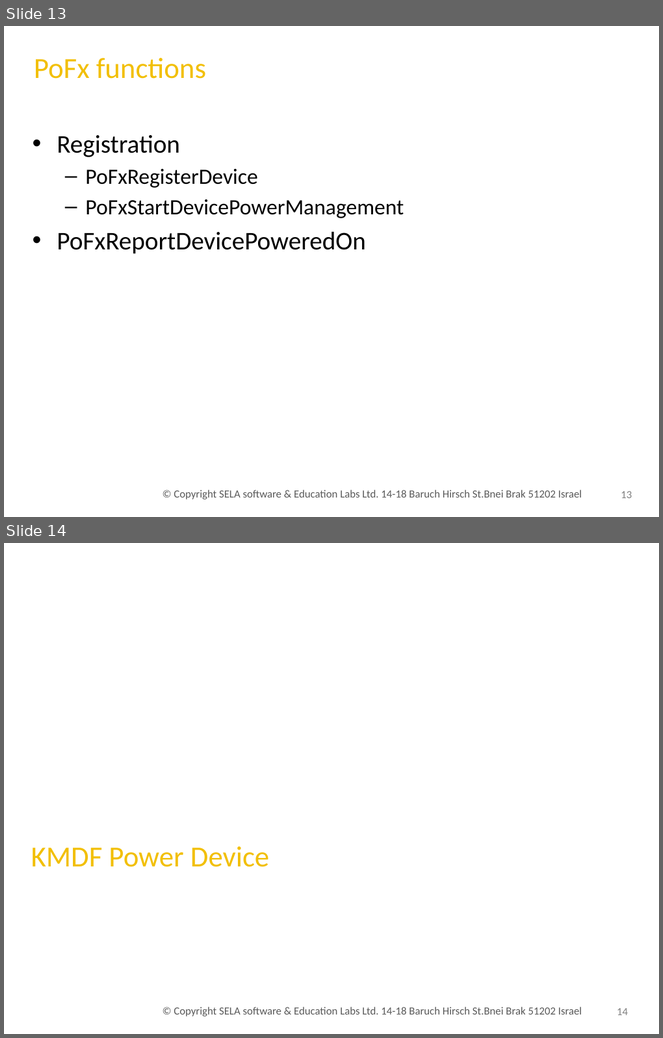
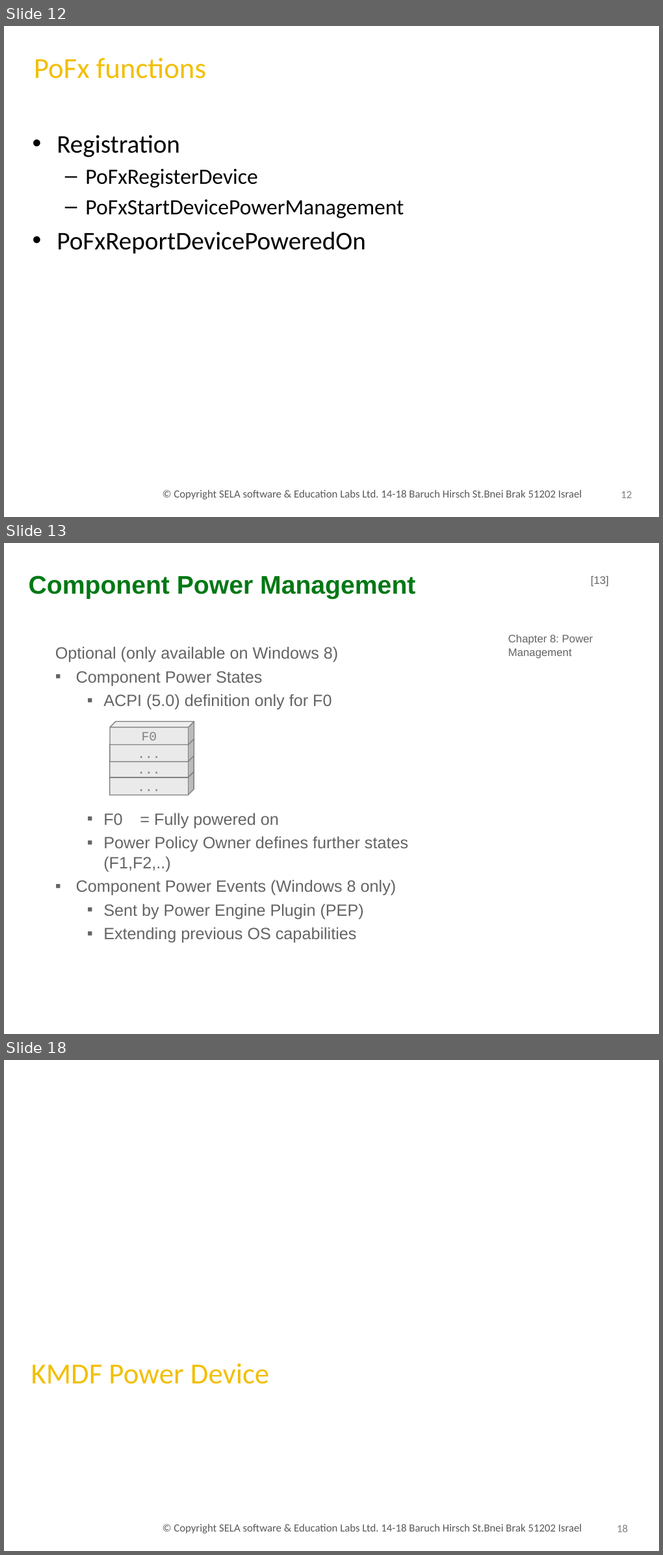
Before and after one commit to uri247/Projects, a slide deck: pmgmt/Pow040.Kmdf.pptx. Shown one above the other, each under a label of ours: slides 13 and 14 before the commit, slides 12, 13 and 18 after it; the slides between them are not shown. The pictures are 663x1038 and 663x1555 pixels, drawn with LibreOffice and Linux fonts; fonts in the diff are those of the drawing; background and template pictures are left out. Boxes give left, top, right and bottom in pixels: in the first picture for what was removed or moved away, otherwise in the second. Text is boxed around its words. In the diff, an @@ line names an element or a change of style, - is before the commit and + after.

```diff
--- a/pmgmt/Pow040.Kmdf.pptx
+++ b/pmgmt/Pow040.Kmdf.pptx
@@ slide 13 added at [4, 543, 659, 1034], background picture (left out) @@
@@ text added at [29, 575, 415, 599], 28 pt, text #007814, bold @@
+Component Power Management
@@ page number added at [591, 576, 609, 587], 12 pt, text #646464 @@
+[13]
@@ text added at [508, 635, 594, 659], 12 pt, text #646464 @@
+Chapter 8: Power Management
@@ text added at [55, 647, 408, 943], 18 pt, text #646464 @@
+Optional (only available on Windows 8)
+▪ Component Power States
+  ▪ ACPI (5.0) definition only for F0
+  ▪ F0 = Fully powered on
+  ▪ Power Policy Owner defines further states (F1,F2,..)
+▪ Component Power Events (Windows 8 only)
+  ▪ Sent by Power Engine Plugin (PEP)
+  ▪ Extending previous OS capabilities
@@ group added at [109, 722, 194, 795]: 4 cubes @@
+...
+...
+...
+F0
@@ what was slide 13 is now slide 12 @@
@@ page number at [621, 491, 632, 499]: text changed @@
-13
+12
@@ what was slide 14 is now slide 18 @@
@@ page number at [617, 1525, 628, 1533]: text changed @@
-14
+18
```
Also in this commit, not shown: 4 other slides added, 1 slide removed, 1 other file.
